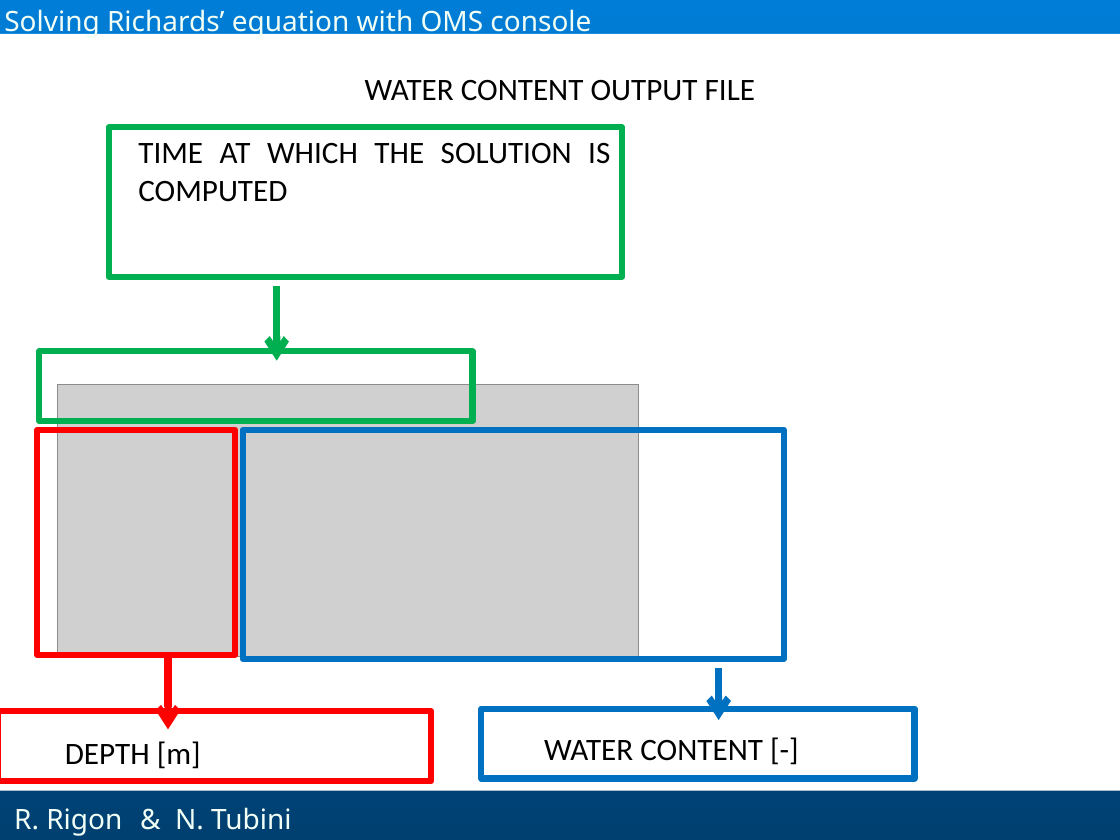
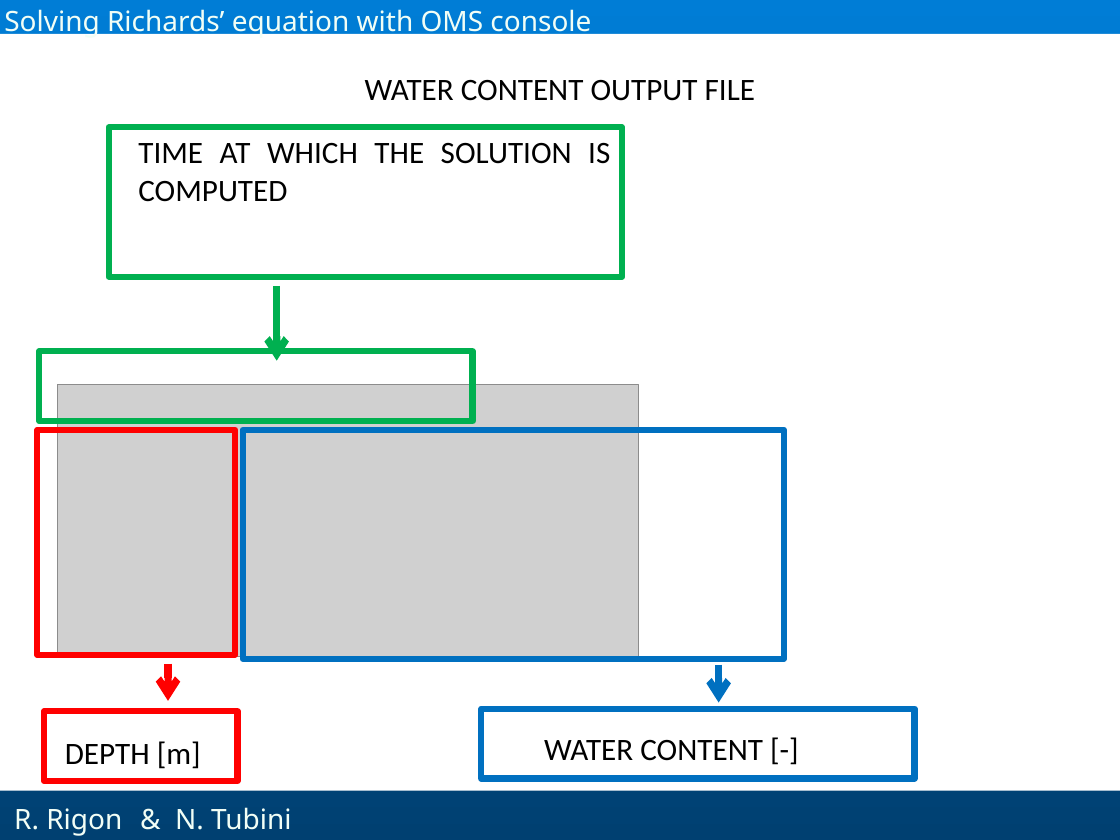
Before and after one commit to GEOframeOMSProjects/OMS_Project_Richards1D, a slide deck: slide 32 of Materials/Richards_English.pptx (slide 29 before the commit). Drawn at 1120x840 pixels with LibreOffice and Linux fonts; fonts in the diff are those of the drawing; grey boxes stand for pictures; background and template pictures are left out. Boxes give left, top, right and bottom in pixels: in the first picture for what was removed or moved away, otherwise in the second. Text is boxed around its words. In the diff, an @@ line names an element or a change of style, - is before the commit and + after.

```diff
--- a/Materials/Richards_English.pptx
+++ b/Materials/Richards_English.pptx
@@ arrow moved from (168, 655) - (168, 729) to (168, 663) - (168, 701) @@
@@ arrow moved from (719, 669) - (719, 720) to (719, 664) - (719, 702) @@
@@ rectangle: place and size @@
-rectangle at [0, 711, 431, 781]
+rectangle at [44, 711, 237, 781]
```
Also in this commit, not shown: 3 other slides changed, 3 slides added.
